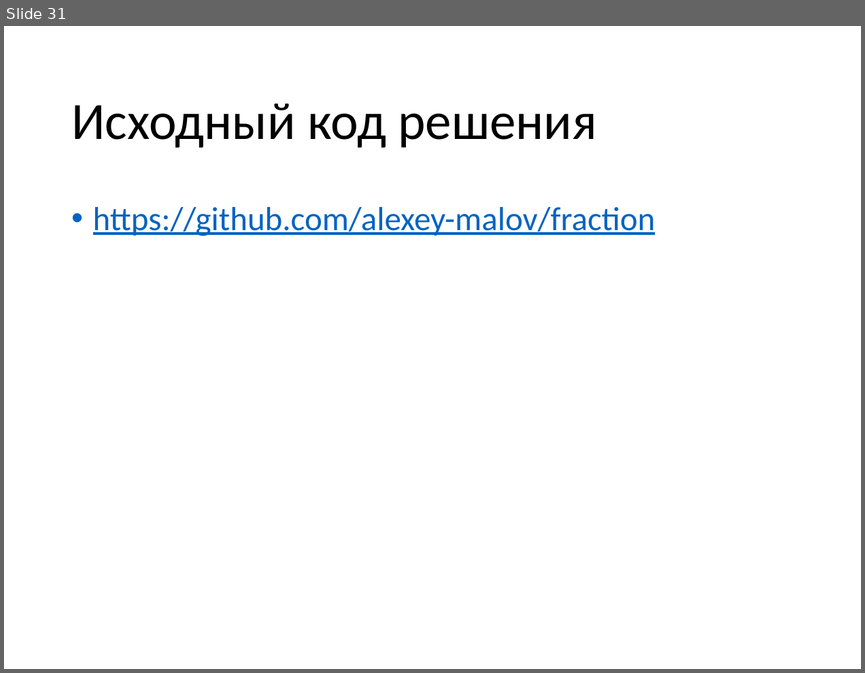
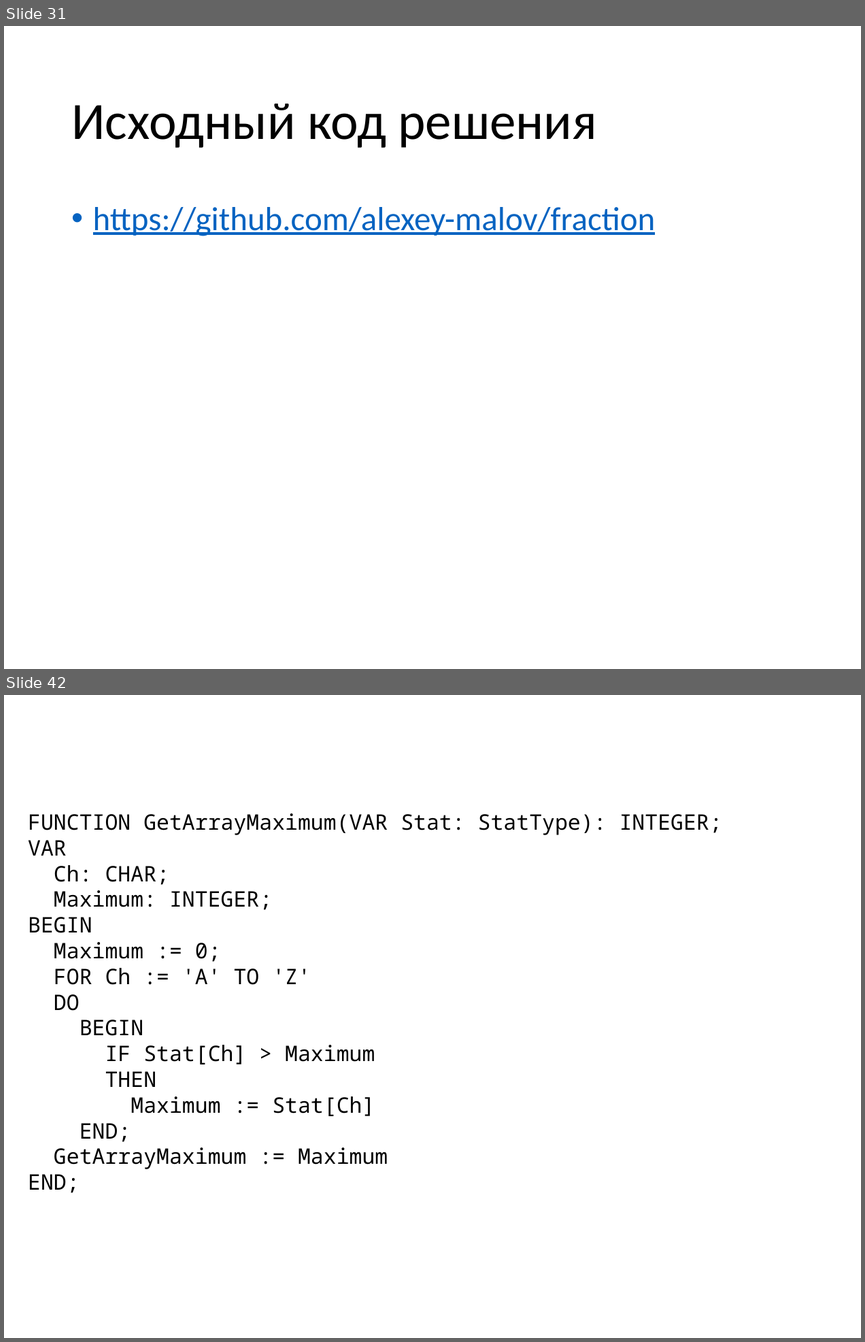
Before and after one commit to alexey-malov/fraction, a slide deck: Explanation.pptx. Shown one above the other, each under a label of ours: slide 31 before the commit, slides 31 and 42 after it; the slides between them are not shown. The pictures are 865x673 and 865x1342 pixels, drawn with LibreOffice and Linux fonts; fonts in the diff are those of the drawing. Boxes give left, top, right and bottom in pixels: in the first picture for what was removed or moved away, otherwise in the second. Text is boxed around its words. In the diff, an @@ line names an element or a change of style, - is before the commit and + after.

```diff
--- a/Explanation.pptx
+++ b/Explanation.pptx
@@ slide 42 added at (x1=4, y1=695, x2=861, y2=1338), background #FFFFFF @@
@@ text added at (x1=28, y1=813, x2=722, y2=1193), 18 pt, text #000000 @@
+FUNCTION GetArrayMaximum(VAR Stat: StatType): INTEGER;
+VAR
+Ch: CHAR;
+Maximum: INTEGER;
+BEGIN
+Maximum := 0;
+FOR Ch := 'A' TO 'Z'
+DO
+BEGIN
+IF Stat[Ch] > Maximum
+THEN
+Maximum := Stat[Ch]
+END;
+GetArrayMaximum := Maximum
+END;
```
Also in this commit, not shown: 1 slide changed, 10 other slides added.
